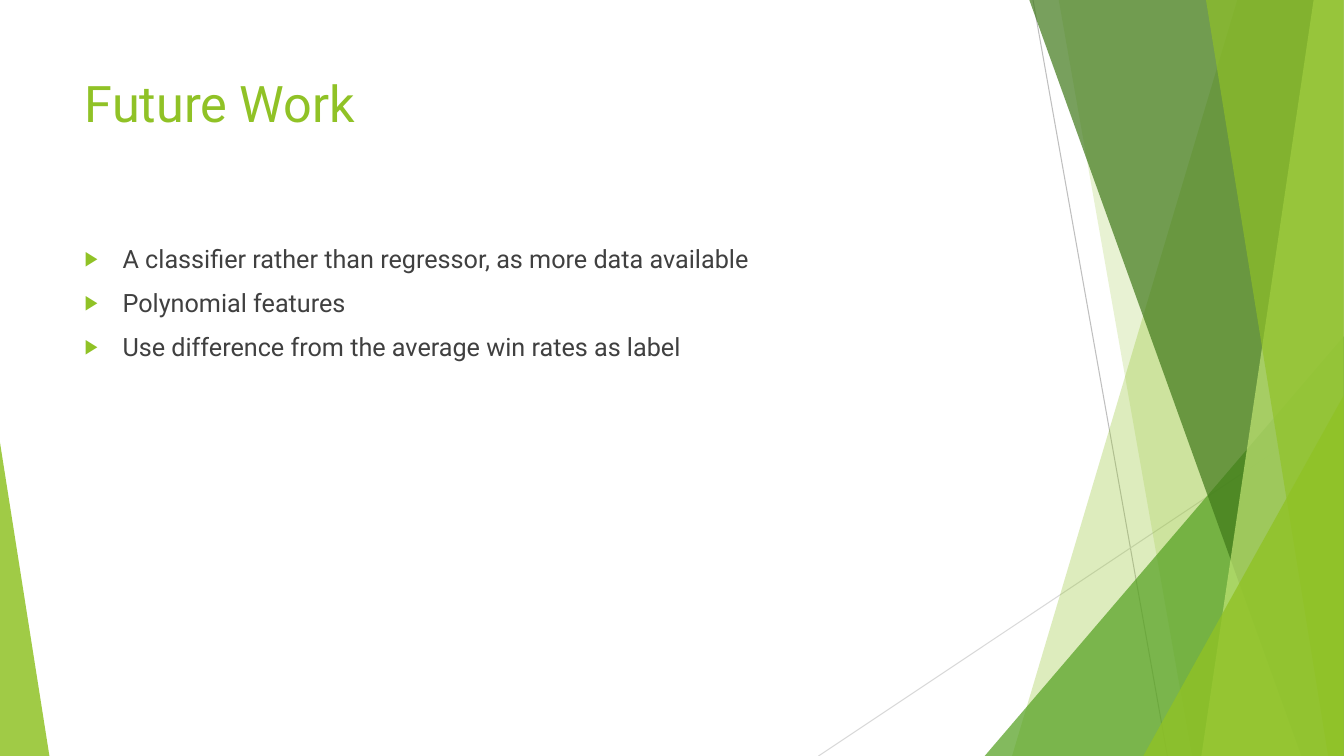
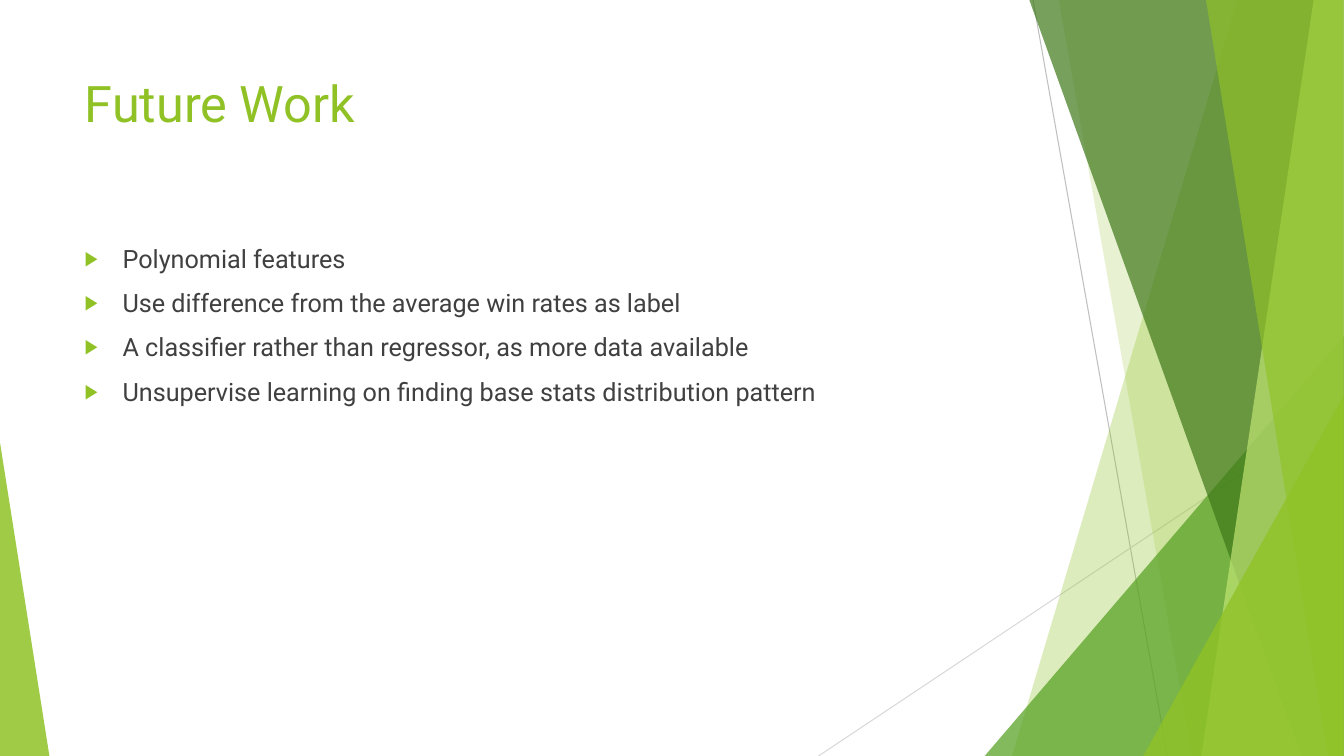
Before and after one commit to jackyman1997/pokemon, a slide deck: slide 22 of ML/draft2.pptx. Drawn at 1344x756 pixels with LibreOffice and Linux fonts; fonts in the diff are those of the drawing. Boxes give left, top, right and bottom in pixels: in the first picture for what was removed or moved away, otherwise in the second. Text is boxed around its words. In the diff, an @@ line names an element or a change of style, - is before the commit and + after.

Commit message:
edit ppt

```diff
--- a/ML/draft2.pptx
+++ b/ML/draft2.pptx
@@ text at (123,249,749,274): paragraph removed @@
-▶ A classifier rather than regressor, as more data available
@@ text at (123,337,816,407): paragraphs added @@
+▶ A classifier rather than regressor, as more data available
+▶ Unsupervise learning on finding base stats distribution pattern
```
